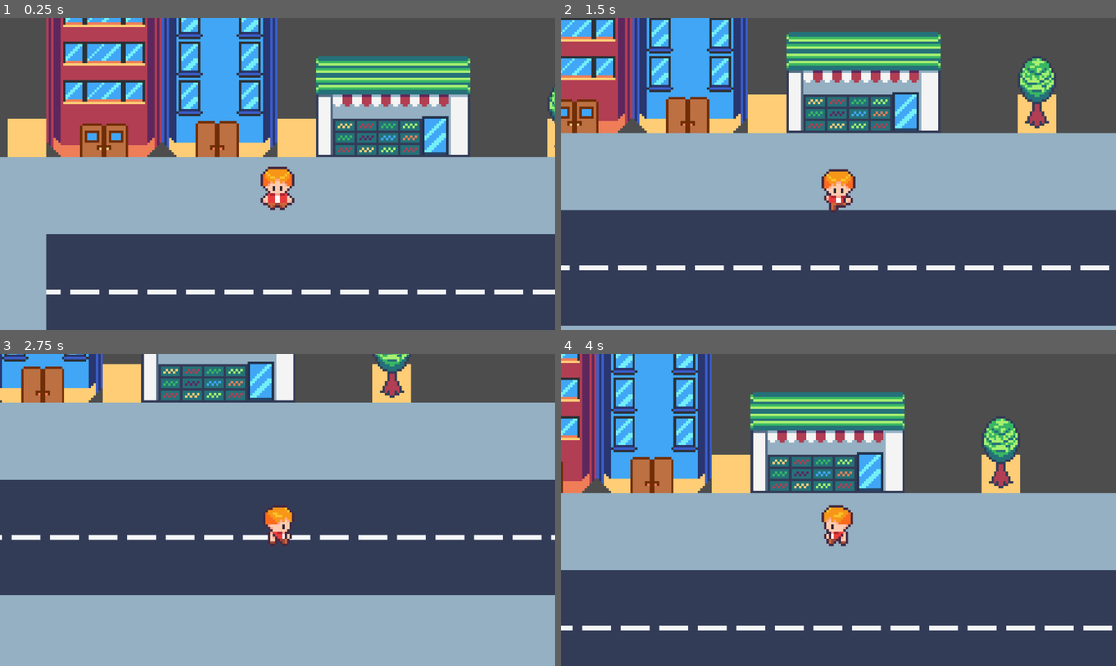
Above: before the commit, frames 1-4 (two rows, left to right).
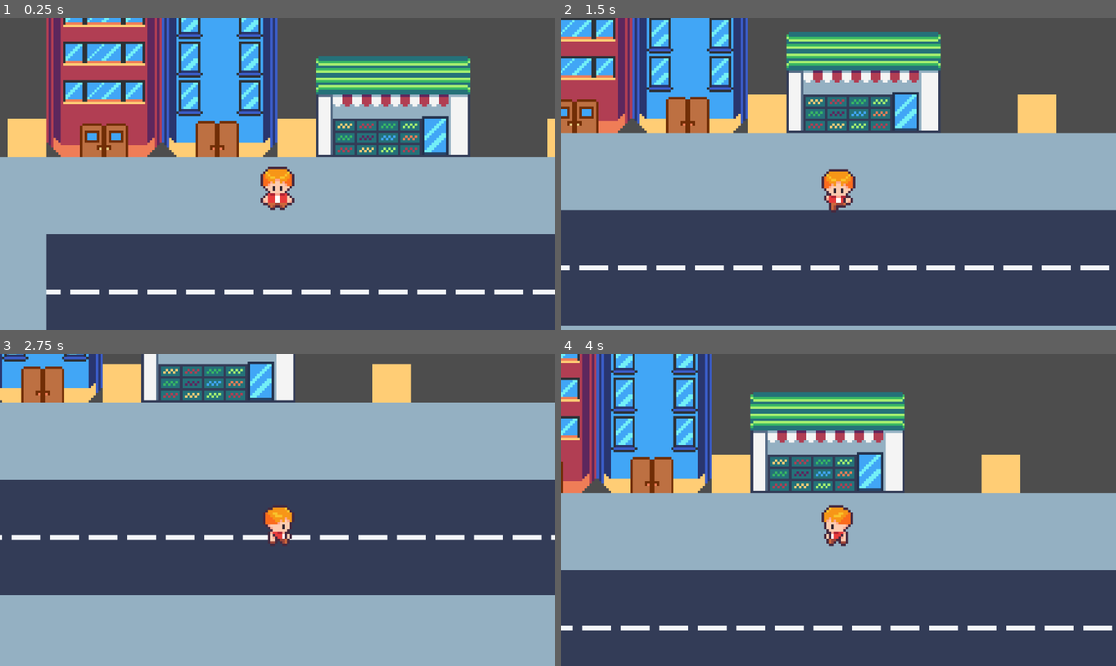
Above: after the commit, the same moments.

Repository: 963alseT/vote
Game: Godot game, scene res://scenes/test.tscn
The game is run twice, just before and just after one commit, with the same random seed, the same clock (stepped at 60 frames per second) and the same inputs.
Inputs:
- Up to frame 1 (0.25 s): no input
- Up to frame 2 (1.5 s): tap Enter at 0.5 s; hold D (move_right) 0.53-1.28 s; hold S (move_down) from 1.28 s (still down)
- Up to frame 3 (2.75 s): release S (move_down) at 2.03 s; hold D (move_right) from 2.03 s (still down)
- Up to frame 4 (4 s): release D (move_right) at 2.78 s; hold W (move_up) 2.78-3.53 s; hold A (move_left) from 3.53 s (still down)

The runs differ from the first frame. In frame 1, 0.1% of the frame differs, in the area x 98-100%, y 22-42%; in frame 2, 1.0%, in the area x 82-90%, y 12-36%; in frame 3, 0.5%; in frame 4, 1.0%.

Commit message:
extra stuff

Diff:
--- a/scenes/test.tscn
+++ b/scenes/test.tscn
@@ -9,7 +9,6 @@
 [ext_resource type="PackedScene" uid="uid://evwwfoidpso6" path="res://trafficlight2.tscn" id="6_lpvoh"]
 [ext_resource type="PackedScene" uid="uid://dxhqj7gw4cj65" path="res://redbuilding.tscn" id="7_at5dv"]
 [ext_resource type="PackedScene" uid="uid://j08hdogxs2lc" path="res://largeshop1.tscn" id="9_uacia"]
-[ext_resource type="PackedScene" uid="uid://bvckpgsyyrcty" path="res://largetree.tscn" id="10_yk7ts"]
 
 [sub_resource type="TileSetAtlasSource" id="TileSetAtlasSource_bl13t"]
 texture = ExtResource("1_errlg")
@@ -1263,6 +1262,3 @@
 
 [node name="StaticBody2D7" parent="." unique_id=379711017 instance=ExtResource("9_uacia")]
 position = Vector2(144, -32)
-
-[node name="StaticBody2D8" parent="." unique_id=975687092 instance=ExtResource("10_yk7ts")]
-position = Vector2(208, -34)
